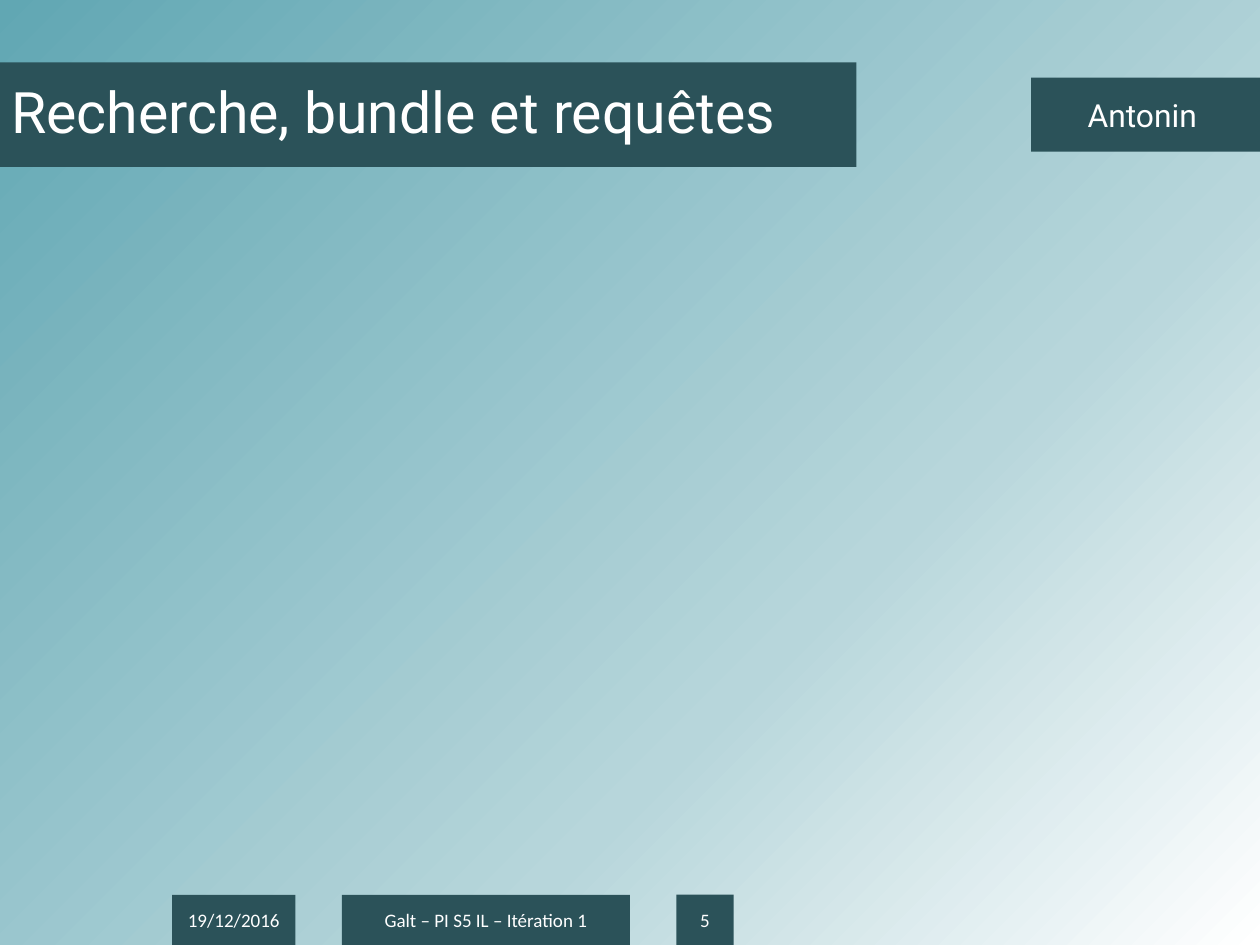
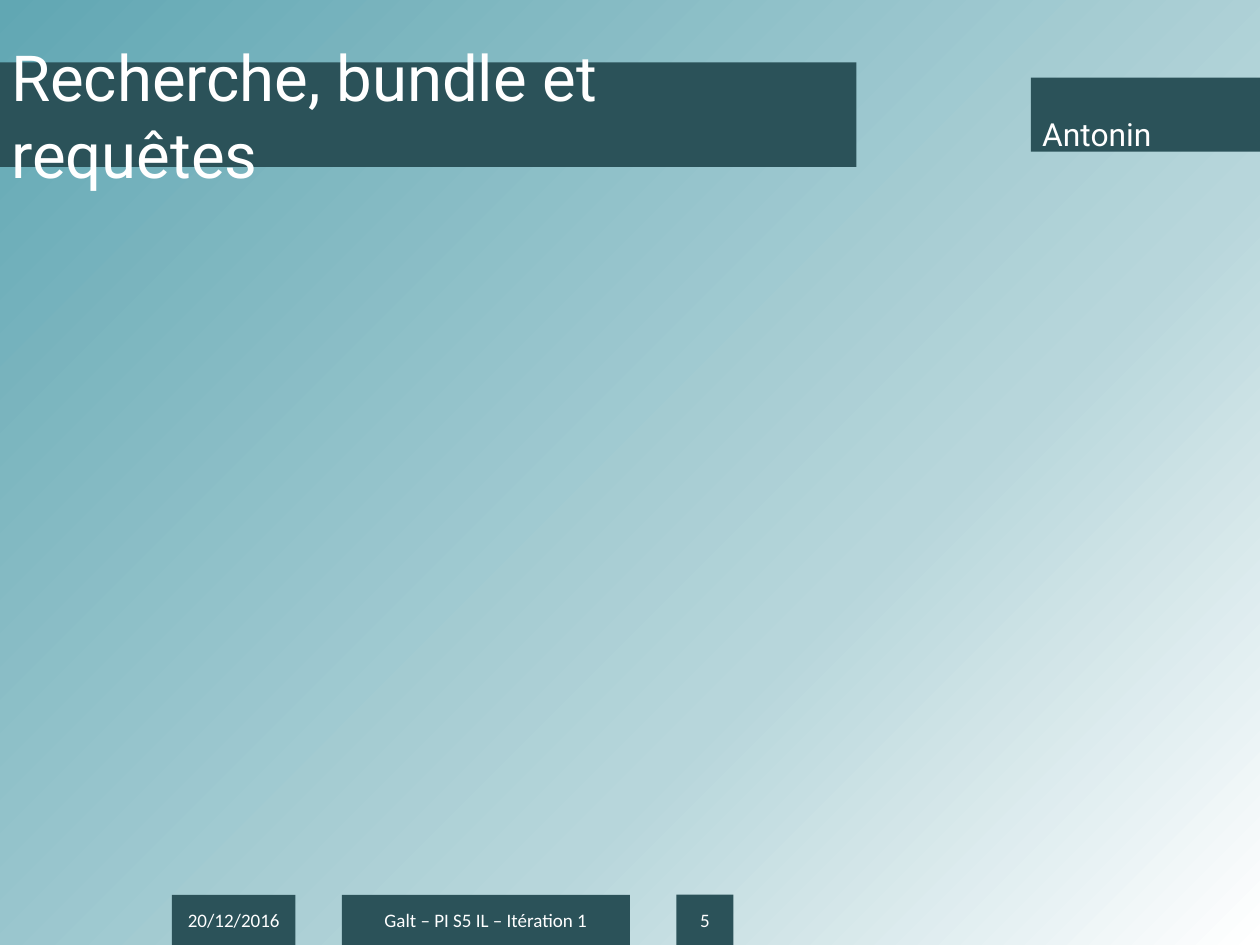
Before and after one commit to antonin-charrier/Project-Galt, a slide deck: slide 5 of Itérations/Présentation IT2.pptx. Drawn at 1260x945 pixels with LibreOffice and Linux fonts; fonts in the diff are those of the drawing; background and template pictures are left out. Boxes give left, top, right and bottom in pixels: in the first picture for what was removed or moved away, otherwise in the second. Text is boxed around its words. In the diff, an @@ line names an element or a change of style, - is before the commit and + after.

```diff
--- a/Itérations/Présentation IT2.pptx
+++ b/Itérations/Présentation IT2.pptx
@@ rectangle "Recherche, bundle et requêtes" at (0, 63, 856, 167): size 36 to 40 pt; line spacing 0.9 to 1; title to rectangle @@
@@ rectangle "Antonin" at (1031, 78, 1260, 152): less space between paragraphs; text to rectangle @@
@@ text in rectangle at (188, 914, 280, 928): text changed @@
-19/12/2016
+20/12/2016
```
Also in this commit, not shown: 7 other slides changed.
